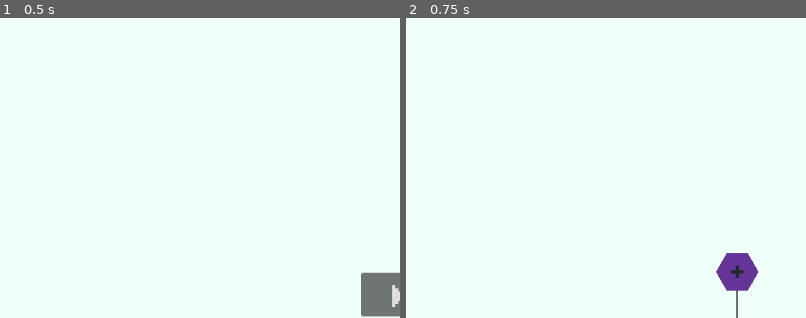
Above: before the commit, frames 1-2 (left to right).
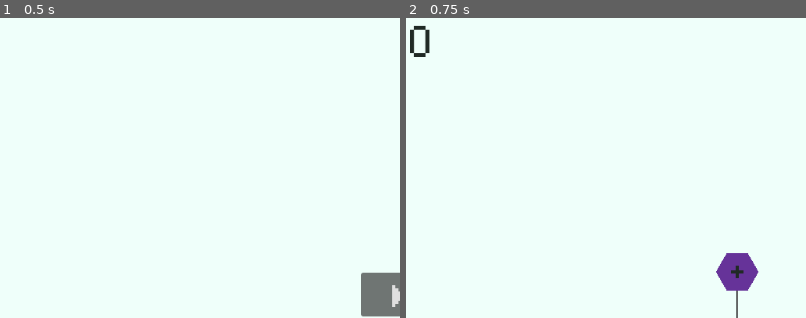
Above: after the commit, the same moments.

Repository: Silvester56/suikagon
Game: Godot game, scene res://scenes/main_menu.tscn
The game is run twice, just before and just after one commit, with the same random seed, the same clock (stepped at 60 frames per second) and the same inputs.
Inputs:
- Up to frame 1 (0.5 s): no input
- Up to frame 2 (0.75 s): click "M" at 0.5 s
The pictures show only the part of the screen within x 0-50%, y 0-50%; the shares and areas given below are measured in that part.

Frame 1 is identical in both runs. In frame 2, 0.3% of the frame differs, in the area x 1-6%, y 2-13%.

Commit message:
Implement a scoring system

Diff:
--- a/scenes/game.tscn
+++ b/scenes/game.tscn
@@ -9,6 +9,7 @@
 [ext_resource type="Theme" uid="uid://ca5vytba72ia1" path="res://themes/icon_bit_one.tres" id="6_rwg43"]
 [ext_resource type="PackedScene" uid="uid://cq6kuccwnpfm8" path="res://scenes/volume_slider.tscn" id="7_dywe0"]
 [ext_resource type="AudioStream" uid="uid://wswppdl66cp2" path="res://assets/mcm.mp3" id="8_ivupv"]
+[ext_resource type="FontFile" uid="uid://coose41ix416p" path="res://assets/PIXEARG_.TTF" id="10_28vnr"]
 
 [sub_resource type="TileSetAtlasSource" id="TileSetAtlasSource_polh0"]
 texture = ExtResource("1_xwsia")
@@ -69,6 +70,10 @@
 [sub_resource type="RectangleShape2D" id="RectangleShape2D_5mgps"]
 size = Vector2(16, 16)
 
+[sub_resource type="Theme" id="Theme_phamd"]
+default_font = ExtResource("10_28vnr")
+default_font_size = 40
+
 [node name="Game" type="Node2D"]
 script = ExtResource("1_jlesc")
 
@@ -200,6 +205,15 @@
 theme = ExtResource("6_rwg43")
 text = "Q"
 
+[node name="Score" type="Label" parent="."]
+offset_left = 5.0
+offset_top = 5.0
+offset_right = 45.0
+offset_bottom = 60.0
+theme = SubResource("Theme_phamd")
+theme_override_colors/font_color = Color(0.12549, 0.164706, 0.145098, 1)
+text = "0"
+
 [connection signal="body_entered" from="Area2D" to="." method="_on_area_2d_body_entered"]
 [connection signal="body_exited" from="Area2D" to="." method="_on_area_2d_body_exited"]
 [connection signal="timeout" from="GameOverTimer" to="." method="_on_game_over_timer_timeout"]
--- a/scripts/game.gd
+++ b/scripts/game.gd
@@ -1,10 +1,16 @@
 extends Node2D
+
+var score = 0
 
 func _process(delta: float) -> void:
 	if $GameOverTimer.time_left > 0:
 		$Area2D/Sprite2D.modulate = Color(1, 1, 1, 1 - $GameOverTimer.time_left / $GameOverTimer.wait_time)
 	else:
 		$Area2D/Sprite2D.modulate = Color(1, 1, 1, 0)
+
+func addToScore(points):
+	score = score + points
+	$Score.text = str(score)
 
 func _on_area_2d_body_entered(body: Node2D) -> void:
 	$GameOverTimer.start()
--- a/scripts/polygon.gd
+++ b/scripts/polygon.gd
@@ -2,6 +2,7 @@
 
 var allEdges = [3, 4, 5, 6, 8, 10, 12, 15, 20, 24, 30]
 var allColors = [Color.SLATE_BLUE, Color.SALMON, Color.TOMATO, Color.REBECCA_PURPLE, Color.SPRING_GREEN, Color.LIGHT_STEEL_BLUE, Color.FOREST_GREEN, Color.AQUAMARINE, Color.PURPLE, Color.DARK_GOLDENROD, Color.CHARTREUSE]
+var points = [1, 3, 6, 10, 15, 21, 28, 36, 45, 55, 66]
 var currentIndex: int
 
 func setAttributes(index: int) -> void:
@@ -21,6 +22,7 @@
 
 func _on_body_entered(body: Node) -> void:
 	if body.has_method("setAttributes") and body.currentIndex == currentIndex and currentIndex < len(allEdges) - 1:
+		$"..".addToScore(points[currentIndex])
 		body.playMergeSound()
 		body.setAttributes(currentIndex + 1)
 		queue_free()
Binary file added: assets/PIXEARG_.TTF
Not shown, added: assets/PIXEARG_.TTF.import
Not shown: 1 places in scenes/game.tscn that only renumber resources
